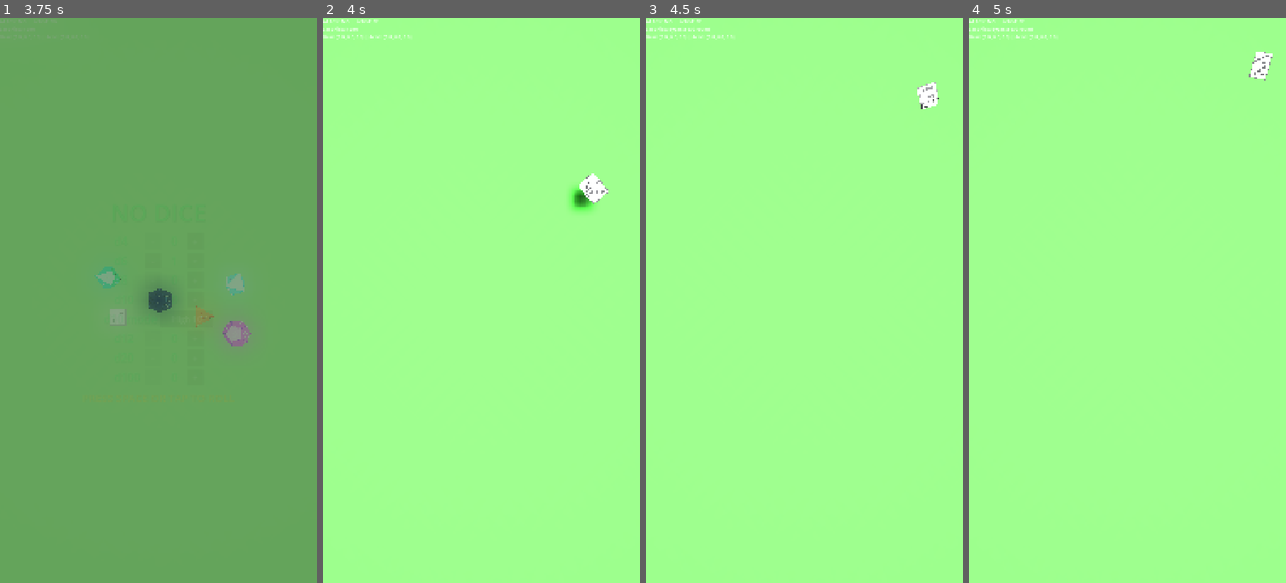
Above: before the commit, frames 1-4 (left to right).
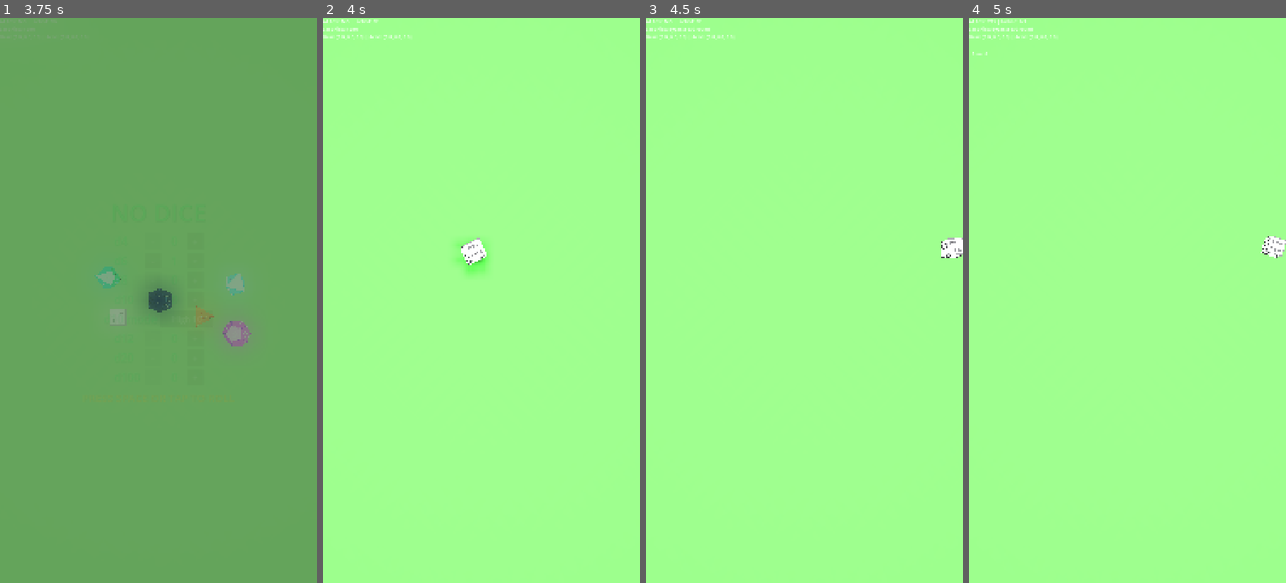
Above: after the commit, the same moments.

Repository: MatthieuLJ/no_dice
Game: Godot game, scene res://die.tscn
Same seed, same stepped clock (60 frames per second), same inputs: the game is played once before the commit and once after it.
Inputs (mouse positions are in pixels of both pictures, inside the frame that each line leads up to):
- Up to frame 1 (3.75 s): click "+" at 0.5 s; click "-" at 1.25 s; click "Low 0" at 2 s; click "High 10" at 2.75 s; tap Space at 3.5 s; move the mouse to (228, 272) at 3.52 s; hold Right (ui_right) from 3.53 s (still down); tap Enter at 3.6 s; click (228, 272) at 3.67 s
- Up to frame 2 (4 s): keep holding Right (ui_right); tap Space at 3.77 s
- Up to frame 3 (4.5 s): release Right (ui_right) at 4.25 s; drag from (741, 328) to (788, 413) at 4.27 s
- Up to frame 4 (5 s): no input

Frame 1 is identical in both runs. In frame 2, 1.0% of the frame differs, in the area x 42-90%, y 27-46%; in frame 3, 0.5%; in frame 4, 0.5%.

Commit message:
Calibrate Space bar and keyboard impulse magnitudes for 50g dice

Diff:
--- a/world_physics.gd
+++ b/world_physics.gd
@@ -565,12 +565,14 @@
 		if horiz_dir.is_zero_approx():
 			horiz_dir = Vector3.FORWARD
 
-		var impulse = horiz_dir * randf_range(1.5, 3.0) * (shake_multiplier * 0.25)
-		impulse.y += randf_range(1.0, 2.5) * (shake_multiplier * 0.25)
+		var horiz_speed = randf_range(0.04, 0.08)
+		var vert_speed = randf_range(0.02, 0.05)
+		var impulse = horiz_dir * horiz_speed
+		impulse.y = vert_speed
 
 		d.apply_central_impulse(impulse)
 
-		var random_spin = Vector3(randf_range(-1.0, 1.0), randf_range(-1.0, 1.0), randf_range(-1.0, 1.0)).normalized() * randf_range(0.2, 0.5)
+		var random_spin = Vector3(randf_range(-1.0, 1.0), randf_range(-1.0, 1.0), randf_range(-1.0, 1.0)).normalized() * randf_range(0.005, 0.015)
 		d.apply_torque_impulse(random_spin)
 
 func _apply_randomized_jerk(base_direction: Vector3) -> void:
@@ -582,12 +584,12 @@
 			continue
 		if bool(d.get_meta("is_user_locked", false)):
 			continue
-		var random_jerk = base_direction * randf_range(0.8, 1.2) * (shake_multiplier * 0.1)
-		random_jerk.y += randf_range(0.3, 0.6) * (shake_multiplier * 0.1)
+		var random_jerk = base_direction * randf_range(0.02, 0.05)
+		random_jerk.y += randf_range(0.01, 0.03)
 
 		d.apply_central_impulse(random_jerk)
 
-		var random_spin = Vector3(randf_range(-1, 1), randf_range(-1, 1), randf_range(-1, 1)) * 0.05
+		var random_spin = Vector3(randf_range(-1, 1), randf_range(-1, 1), randf_range(-1, 1)) * 0.005
 		d.apply_torque_impulse(random_spin)
 
 func _reset_die() -> void:
